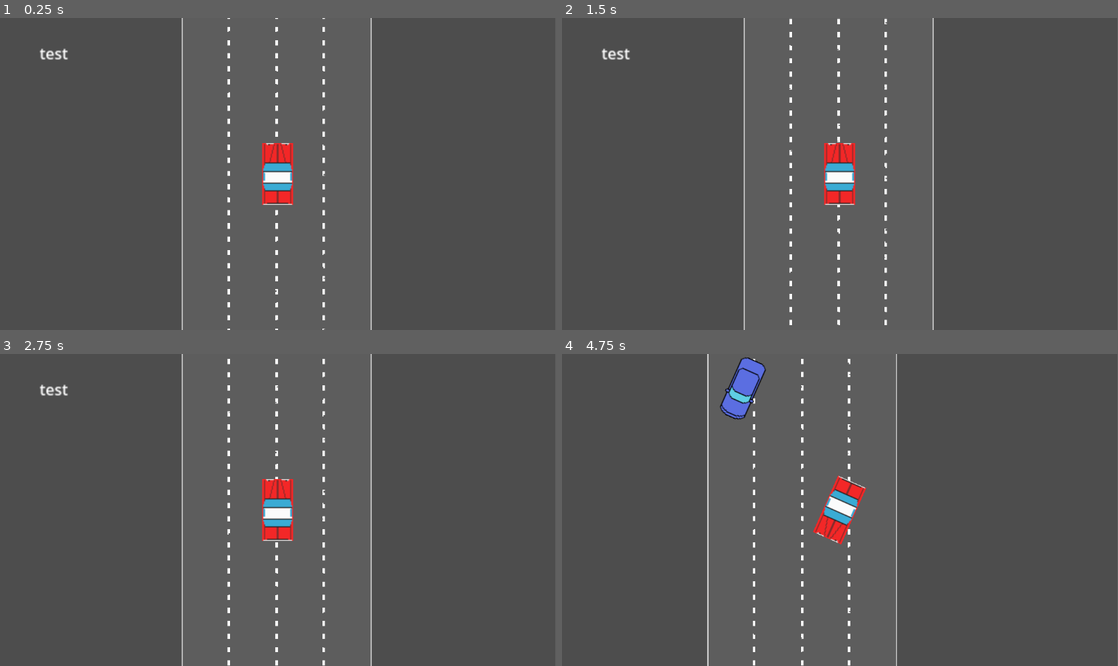
Above: before the commit, frames 1-4 (two rows, left to right).
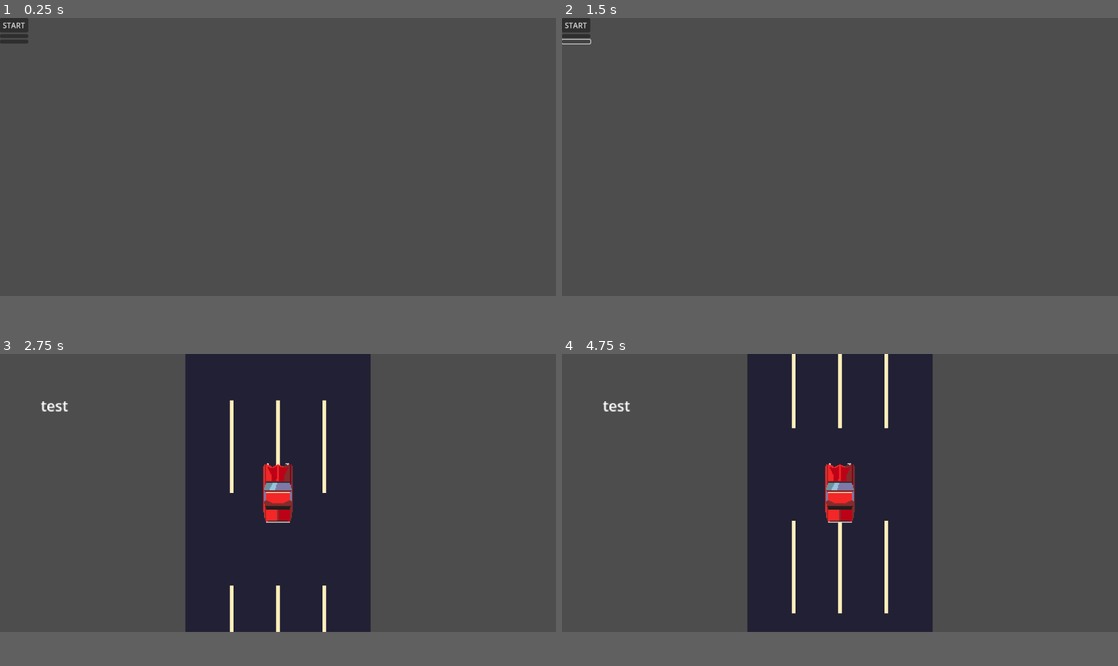
Above: after the commit, the same moments.

Repository: Zeke-D/roadtripping
Game: Godot game, scene res://control.tscn
Two runs of this game, one before a commit and one after it. Both use one fixed random seed, a clock stepped at 60 frames per second and the inputs below. Before the commit the project starts from res://world.tscn.
Inputs (mouse positions are in pixels of both pictures, inside the frame that each line leads up to):
- Up to frame 1 (0.25 s): no input
- Up to frame 2 (1.5 s): click (578, 36) at 0.52 s; click (578, 46) at 1.27 s
- Up to frame 3 (2.75 s): click (16, 363) at 2 s, where only the run after the commit has a clickable "START"
- Up to frame 4 (4.75 s): tap Enter at 2.75 s; hold D (right) 2.78-3.53 s; tap Space at 3.5 s; hold S (down) 3.53-4.28 s; hold D (right) from 4.28 s (still down)
In our replay, the window is 799x449 before the commit and 800x400 after it. These sizes can differ from the game's own. Grey fills any space a smaller window leaves; there, only what the larger window draws over its background counts as a difference.

The runs differ from the first frame. In frame 1, 2.6% of the frame differs, in the area x 0-67%, y 0-100%; in frame 2, 2.6%; in frame 3, 30%; in frame 4, 31%, in the area x 7-67%, y 0-100%.
Error in both runs: Invalid access to property or key 'distance' on a base object of type 'Node2D (oncoming_traffic.gd)'. (res://PlayerCar.gd:61)

Commit message:
MENU!

Diff:
--- a/PlayerCar.gd
+++ b/PlayerCar.gd
@@ -1,6 +1,6 @@
 extends CharacterBody2D
 
-const BASE_PLAYER_SPEED: Vector2 = Vector2(200, 200)
+const BASE_PLAYER_SPEED: Vector2 = Vector2(200, 300)
 var player_vertical_speed: float = 200
 var world
 var CAR_WIDTH : float = 32;
@@ -59,6 +59,7 @@
 	#elapsed += delta
 	self.player_vertical_speed = BASE_PLAYER_SPEED.y * delta * speed_mult
 	self.world.distance += self.player_vertical_speed
+	self.find_child('ScoreText').text = str(int(self.world.distance))
 	self.position.x = new_x_pos
 
 func _physics_process(delta):
--- a/background.tscn
+++ b/background.tscn
@@ -4,17 +4,10 @@
 
 [node name="Background" type="Node2D"]
 
-[node name="Sprite2D" type="Sprite2D" parent="."]
-position = Vector2(0, 101.6)
-scale = Vector2(0.08, 0.08)
+[node name="Sprite2D5" type="Sprite2D" parent="."]
+position = Vector2(0, 300)
 texture = ExtResource("1_be1s4")
 
-[node name="Sprite2D2" type="Sprite2D" parent="."]
-position = Vector2(0, -666.4)
-scale = Vector2(0.08, 0.08)
+[node name="Sprite2D6" type="Sprite2D" parent="."]
+position = Vector2(0, -300)
 texture = ExtResource("1_be1s4")
-
-[node name="Sprite2D3" type="Sprite2D" parent="."]
-position = Vector2(0, 768)
-scale = Vector2(0.08, 0.08)
-texture = ExtResource("1_be1s4")
--- /dev/null
+++ b/control.tscn
@@ -0,0 +1,29 @@
+[gd_scene load_steps=2 format=3 uid="uid://q1rmedw22cdn"]
+
+[ext_resource type="Script" path="res://start_button.gd" id="1_ruhf1"]
+
+[node name="Control" type="Control"]
+layout_mode = 3
+anchors_preset = 15
+anchor_right = 1.0
+anchor_bottom = 1.0
+grow_horizontal = 2
+grow_vertical = 2
+
+[node name="VBoxContainer" type="VBoxContainer" parent="."]
+layout_mode = 0
+offset_right = 61.0
+offset_bottom = 63.0
+
+[node name="StartButton" type="Button" parent="VBoxContainer"]
+layout_mode = 2
+text = "START"
+script = ExtResource("1_ruhf1")
+
+[node name="Button2" type="Button" parent="VBoxContainer"]
+layout_mode = 2
+
+[node name="Button3" type="Button" parent="VBoxContainer"]
+layout_mode = 2
+
+[connection signal="pressed" from="VBoxContainer/StartButton" to="VBoxContainer/StartButton" method="_on_pressed"]
--- a/project.godot
+++ b/project.godot
@@ -11,12 +11,14 @@
 [application]
 
 config/name="Roadtrippin"
-run/main_scene="res://world.tscn"
-config/features=PackedStringArray("4.1", "Forward Plus")
+run/main_scene="res://control.tscn"
+config/features=PackedStringArray("4.0", "Forward Plus")
 config/icon="res://icon.svg"
 
 [display]
 
+window/size/viewport_width=1200
+window/size/viewport_height=600
 window/size/resizable=false
 
 [input]
@@ -41,3 +43,7 @@
 "events": [Object(InputEventKey,"resource_local_to_scene":false,"resource_name":"","device":-1,"window_id":0,"alt_pressed":false,"shift_pressed":false,"ctrl_pressed":false,"meta_pressed":false,"pressed":false,"keycode":0,"physical_keycode":83,"key_label":0,"unicode":115,"echo":false,"script":null)
 ]
 }
+
+[rendering]
+
+textures/canvas_textures/default_texture_filter=0
--- a/scroll_down.gd
+++ b/scroll_down.gd
@@ -1,6 +1,8 @@
 extends Node2D
 
 var player
+
+var INITIAL_OFFSET
 
 enum World_Scroll_Speed {
 	FAST,
@@ -10,8 +12,9 @@
 
 func _ready():
 	player = get_tree().current_scene.find_child('Car')
+	INITIAL_OFFSET = position.y
 
 func _physics_process(delta):
 	position.y = position.y + player.player_vertical_speed
-	if (position.y > 648/4):
-		position.y = 0
+	if (position.y > 600 + INITIAL_OFFSET):
+		position.y = INITIAL_OFFSET
--- /dev/null
+++ b/start_button.gd
@@ -0,0 +1,5 @@
+extends Button
+
+
+func _on_pressed():
+	get_tree().change_scene_to_file("res://world.tscn")
--- a/world.tscn
+++ b/world.tscn
@@ -63,16 +63,15 @@
 [node name="Camera2D" type="Camera2D" parent="CanvasGroup/Car"]
 zoom = Vector2(2, 2)
 
-[node name="ScoreText" type="RichTextLabel" parent="CanvasGroup/Car"]
-offset_left = -247.0
-offset_top = -137.0
-offset_right = -207.0
-offset_bottom = -97.0
+[node name="ScoreText" type="RichTextLabel" parent="CanvasGroup/Car/Camera2D"]
+offset_left = -256.0
+offset_top = -106.0
+offset_right = -216.0
+offset_bottom = -66.0
 text = "test"
 
 [node name="Background" parent="CanvasGroup" instance=ExtResource("3_5jjkl")]
-position = Vector2(-1, -186)
-scale = Vector2(1, 0.531)
+position = Vector2(0, -300)
 script = ExtResource("4_dh24h")
 
 [node name="Obstacles" type="CanvasGroup" parent="CanvasGroup"]
Binary file changed: Assets/Player_car.png
Binary file changed: Assets/highway.png
